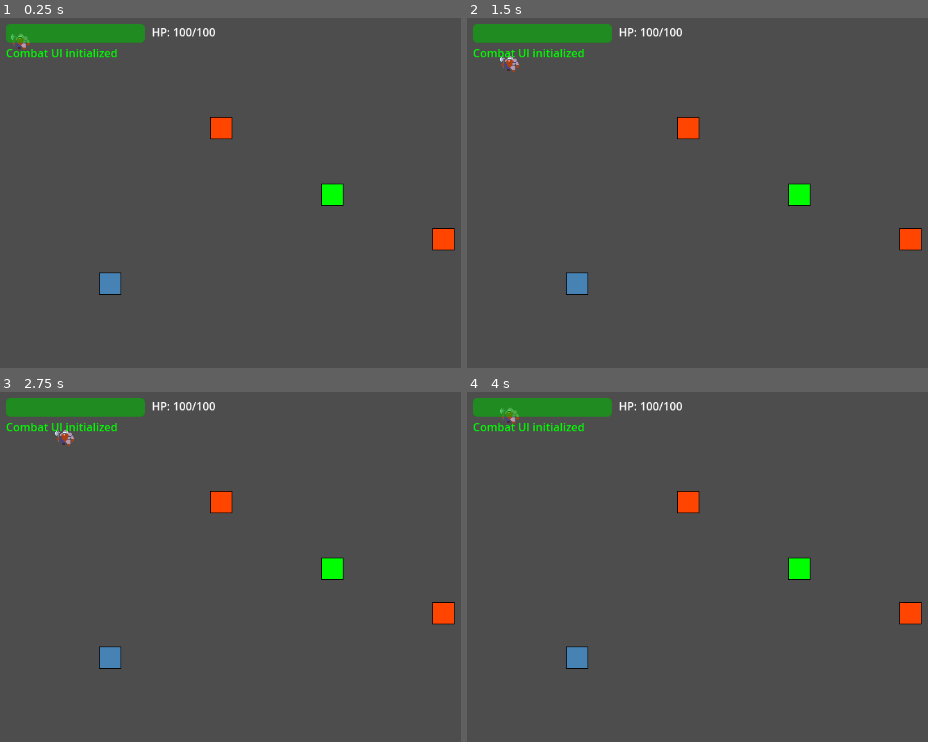
Above: before the commit, frames 1-4 (two rows, left to right).
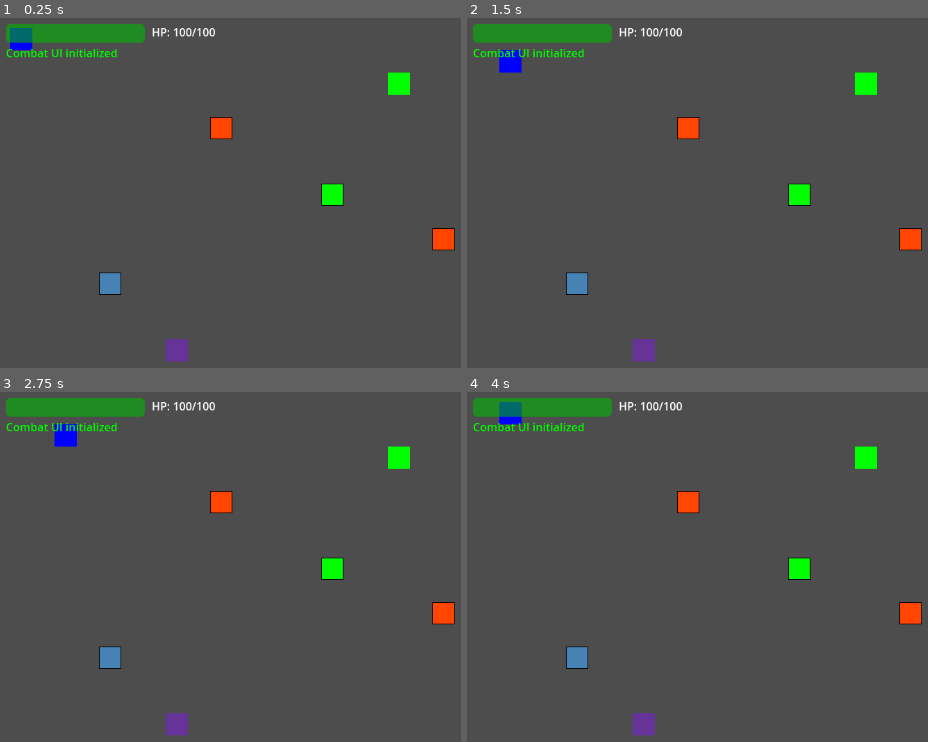
Above: after the commit, the same moments.

Repository: SpiderCankles/trlai
Game: Godot game, scene res://Scenes/main.tscn
Same seed, same stepped clock (60 frames per second), same inputs: the game is played once before the commit and once after it.
Inputs:
- Up to frame 1 (0.25 s): no input
- Up to frame 2 (1.5 s): tap Enter (ui_accept) at 0.5, 0.77, 1.25 s; hold D (move_right) 0.53-1.28 s; tap Space (attack) at 0.6 s; tap X (wait) at 0.8, 1.35 s; hold S (move_down) from 1.28 s (still down)
- Up to frame 3 (2.75 s): tap Enter (ui_accept) at 1.52, 2 s; tap Space (attack) at 1.55, 2.1 s; release S (move_down) at 2.03 s; hold D (move_right) from 2.03 s (still down); tap X (wait) at 2.3 s
- Up to frame 4 (4 s): tap Enter (ui_accept) at 2.75, 3.02, 3.5, 3.77 s; release D (move_right) at 2.78 s; hold W (move_up) 2.78-3.53 s; tap Shift (attack_modifier) at 2.85 s; tap Space (attack) at 3.05 s; hold A (move_left) from 3.53 s (still down); tap Alt (auto_attack) at 3.6 s; tap X (wait) at 3.8 s

The runs differ from the first frame. In frame 1, 0.9% of the frame differs, in the area x 2-89%, y 2-99%; in frame 2, 0.9%; in frame 3, 1.0%; in frame 4, 1.0%, in the area x 6-89%, y 2-99%.

Commit message:
added sprite functionality

Diff:
--- a/Scenes/enemy_spawner.tscn
+++ b/Scenes/enemy_spawner.tscn
@@ -1,6 +1,8 @@
-[gd_scene load_steps=2 format=3 uid="uid://thwdr3ga0x5y"]
+[gd_scene load_steps=3 format=3 uid="uid://thwdr3ga0x5y"]
 
 [ext_resource type="Script" uid="uid://77kqka7wixpn" path="res://Scripts/EnemySpawner.gd" id="1_4l55s"]
+[ext_resource type="Texture2D" uid="uid://c4m4ht1j6d00o" path="res://Assets/roguesandmonsters.png" id="2_8h7h8"]
 
 [node name="EnemySpawner" type="Node"]
 script = ExtResource("1_4l55s")
+sprite_sheet = ExtResource("2_8h7h8")
--- a/Scenes/main.tscn
+++ b/Scenes/main.tscn
@@ -27,3 +27,4 @@
 [node name="ItemSpawner" parent="." instance=ExtResource("7_344ge")]
 
 [node name="Enemy" parent="." instance=ExtResource("7_6bp64")]
+visible = false
--- a/Scripts/Actor.gd
+++ b/Scripts/Actor.gd
@@ -1,4 +1,4 @@
-# Actor.gd - Enhanced with combat system integration
+# Actor.gd - Enhanced with combat system integration and sprite sheet support
 class_name Actor
 extends Node2D
 
@@ -10,6 +10,11 @@
 @export var move_easing: Tween.EaseType = Tween.EASE_OUT
 @export var move_transition: Tween.TransitionType = Tween.TRANS_QUART
 
+# Sprite sheet configuration
+@export var sprite_sheet: Texture2D  # Assign your sprite sheet in the editor
+@export var sprite_size: Vector2i = Vector2i(32, 32)  # Size of each sprite in the sheet
+@export var actor_type: String = "player"  # Type identifier for sprite lookup
+
 var time_accumulated: int = 0
 var movement_tween: Tween
 var is_moving: bool = false
@@ -21,6 +26,25 @@
 var area_node: Area2D
 var combat_stats: CombatStats
 
+# Sprite atlas coordinates for different actor types
+var sprite_atlas_coords = {
+	# Player types
+	"player": Vector2i(0, 0),
+	"warrior": Vector2i(1, 0),
+	"mage": Vector2i(2, 0),
+	"rogue": Vector2i(3, 0),
+
+	# Enemy types
+	"goblin": Vector2i(7, 7),
+	"orc": Vector2i(0, 7),
+	"skeleton": Vector2i(0, 11),
+	"rat": Vector2i(0, 16),
+	"troll": Vector2i(0, 8),
+
+	# Default
+	"default": Vector2i(0, 0)
+}
+
 # Screen tearing debugging
 var _last_frame_position: Vector2
 var _position_changes_this_frame: int = 0
@@ -32,6 +56,9 @@
 	# Find or create combat stats
 	setup_combat_stats()
 
+	# Set up sprite from sprite sheet
+	setup_sprite_from_sheet()
+
 	# Initialize grid position if not set
 	if grid_position == Vector2i.ZERO:
 		grid_position = Vector2i(global_position / cell_size)
@@ -50,13 +77,136 @@
 		sprite_node = get_node_or_null("Sprite2D")
 	if not sprite_node:
 		sprite_node = get_node_or_null("Sprite")
+
+	# Create sprite node if it doesn't exist
+	if not sprite_node:
+		sprite_node = Sprite2D.new()
+		sprite_node.name = "Sprite2D"
+		add_child(sprite_node)
 
 	# Find area node
 	area_node = find_child("Area2D", false, false) as Area2D
 	if not area_node:
 		area_node = get_node_or_null("Area2D")
 
-	print("Actor ", name, " found sprite: ", sprite_node, " area: ", area_node)
+	print("Actor ", name, " found/created sprite: ", sprite_node, " area: ", area_node)
+
+func setup_sprite_from_sheet():
+	"""Set up sprite using sprite sheet or fallback to colored square"""
+	if not sprite_node:
+		return
+
+	# If we have a sprite sheet, use it
+	if sprite_sheet:
+		sprite_node.texture = sprite_sheet
+		sprite_node.region_enabled = true
+		update_sprite_region()
+		print("Set up sprite sheet for ", actor_type)
+	else:
+		# Fallback to colored squares if no sprite sheet
+		sprite_node.texture = create_fallback_texture()
+		sprite_node.region_enabled = false
+		print("Using fallback texture for ", actor_type)
+
+func update_sprite_region():
+	"""Update sprite region based on actor type"""
+	if not sprite_node or not sprite_sheet:
+		return
+
+	# Get atlas coordinates for this actor type
+	var coords = sprite_atlas_coords.get(actor_type.to_lower(), sprite_atlas_coords["default"])
+
+	# Calculate pixel position in sprite sheet
+	var pixel_x = coords.x * sprite_size.x
+	var pixel_y = coords.y * sprite_size.y
+
+	sprite_node.region_rect = Rect2(pixel_x, pixel_y, sprite_size.x, sprite_size.y)
+	print("Set sprite region for ", actor_type, " to: ", sprite_node.region_rect)
+
+func create_fallback_texture() -> ImageTexture:
+	"""Create a colored square fallback texture"""
+	var image = Image.create(32, 32, false, Image.FORMAT_RGBA8)
+
+	var color: Color
+	match actor_type.to_lower():
+		# Player colors
+		"player", "warrior":
+			color = Color.BLUE
+		"mage":
+			color = Color.CYAN
+		"rogue":
+			color = Color.DARK_GRAY
+
+		# Enemy colors
+		"goblin":
+			color = Color.GREEN
+		"orc":
+			color = Color.RED
+		"skeleton":
+			color = Color.WHITE
+		"rat":
+			color = Color(0.6, 0.4, 0.2)  # Brown
+		"troll":
+			color = Color(0.4, 0.2, 0.6)  # Purple
+		_:
+			color = Color.MAGENTA
+
+	image.fill(color)
+
+	var texture = ImageTexture.new()
+	texture.set_image(image)
+	return texture
+
+func set_actor_type(new_type: String):
+	"""Change actor type and update sprite"""
+	actor_type = new_type
+	setup_sprite_from_sheet()
+
+func set_sprite_type(type: String):
+	"""Alias for set_actor_type - for compatibility"""
+	set_actor_type(type)
+
+func set_sprite_animation_state(state: String):
+	"""Set visual state for animation (idle, moving, attacking, etc.)"""
+	if not sprite_node:
+		return
+
+	# You can extend this to show different sprites based on state
+	# For now, we'll handle basic visual effects
+	match state:
+		"idle":
+			# Reset to normal
+			reset_sprite_effects()
+		"moving":
+			# Could add a subtle highlight or different frame in the future
+			reset_sprite_effects()
+		"attacking":
+			# Brief highlight effect
+			if sprite_node:
+				var attack_tween = create_tween()
+				attack_tween.tween_property(sprite_node, "modulate", Color.YELLOW, 0.1)
+				attack_tween.tween_property(sprite_node, "modulate", Color.WHITE, 0.1)
+		"hurt":
+			# Flash red
+			if sprite_node:
+				var hurt_tween = create_tween()
+				hurt_tween.tween_property(sprite_node, "modulate", Color.RED, 0.1)
+				hurt_tween.tween_property(sprite_node, "modulate", Color.WHITE, 0.2)
+		"dead":
+			# Make semi-transparent
+			if sprite_node:
+				sprite_node.modulate = Color(1, 1, 1, 0.5)
+		"heal":
+			# Flash green
+			if sprite_node:
+				var heal_tween = create_tween()
+				heal_tween.tween_property(sprite_node, "modulate", Color.GREEN, 0.1)
+				heal_tween.tween_property(sprite_node, "modulate", Color.WHITE, 0.2)
+
+func reset_sprite_effects():
+	"""Reset sprite to normal appearance"""
+	if sprite_node:
+		sprite_node.modulate = Color.WHITE
 
 func setup_combat_stats():
 	# Look for existing CombatStats node
@@ -121,6 +271,7 @@
 	# Check if stunned
 	if is_stunned:
 		print(name, " is stunned and loses their turn!")
+		set_sprite_animation_state("hurt")
 		return WaitAction.new()
 
 	# Check if dead
@@ -149,6 +300,7 @@
 
 func get_ai_action() -> Action:
 	# Simple AI - move randomly as an example (override in subclasses)
+	set_sprite_animation_state("idle")
 	var directions = [Vector2i.UP, Vector2i.DOWN, Vector2i.LEFT, Vector2i.RIGHT]
 	var random_dir = directions[randi() % directions.size()]
 	return MoveAction.new(random_dir)
@@ -166,19 +318,12 @@
 	var target_pos = Vector2(grid_position * cell_size)
 	var start_pos = global_position
 
-	#print("=== SMOOTH MOVEMENT DEBUG FOR ", name, " ===")
-	#print("Grid position: ", grid_position)
-	#print("Cell size: ", cell_size)
-	#print("Calculated target: ", target_pos)
-	#print("Current position: ", start_pos)
-	#print("Distance to move: ", target_pos - start_pos)
-	#print("Starting smooth movement from ", start_pos, " to ", target_pos)
-
 	if movement_tween:
 		movement_tween.kill()
 
 	movement_tween = create_tween()
 	is_moving = true
+	set_sprite_animation_state("moving")
 
 	movement_tween.set_ease(move_easing)
 	movement_tween.set_trans(move_transition)
@@ -191,6 +336,7 @@
 
 	await movement_tween.finished
 	is_moving = false
+	set_sprite_animation_state("idle")
 	print("Movement Complete for ", name, ", final position: ", global_position)
 
 func add_movement_effects():
@@ -222,11 +368,11 @@
 func set_dead(dead: bool):
 	is_dead = dead
 	if is_dead:
-		# Visual feedback for death
+		set_sprite_animation_state("dead")
+		# Additional death effects
 		if sprite_node:
 			var death_tween = create_tween()
 			death_tween.set_parallel(true)
-			death_tween.tween_property(sprite_node, "modulate", Color.RED, 0.2)
 			death_tween.tween_property(sprite_node, "scale", Vector2(1.2, 1.2), 0.1)
 			death_tween.tween_property(sprite_node, "scale", Vector2(0.8, 0.8), 0.3).set_delay(0.1)
 
@@ -238,11 +384,8 @@
 		stun_tween.set_loops()
 		stun_tween.tween_property(sprite_node, "modulate", Color.YELLOW, 0.2)
 		stun_tween.tween_property(sprite_node, "modulate", Color.WHITE, 0.2)
-	elif not stunned and sprite_node:
-		# Remove stun effect
-		if sprite_node.modulate != Color.WHITE:
-			var recover_tween = create_tween()
-			recover_tween.tween_property(sprite_node, "modulate", Color.WHITE, 0.1)
+	elif not stunned:
+		reset_sprite_effects()
 
 # Combat event handlers
 func _on_combat_death(dying_actor: Actor):
@@ -255,16 +398,10 @@
 
 func _on_health_changed(old_health: int, new_health: int):
 	# Visual feedback for health changes
-	if new_health < old_health and sprite_node:
-		# Damage flash
-		var damage_tween = create_tween()
-		damage_tween.tween_property(sprite_node, "modulate", Color.RED, 0.1)
-		damage_tween.tween_property(sprite_node, "modulate", Color.WHITE, 0.1)
-	elif new_health > old_health and sprite_node:
-		# Healing flash
-		var heal_tween = create_tween()
-		heal_tween.tween_property(sprite_node, "modulate", Color.GREEN, 0.1)
-		heal_tween.tween_property(sprite_node, "modulate", Color.WHITE, 0.1)
+	if new_health < old_health:
+		set_sprite_animation_state("hurt")
+	elif new_health > old_health:
+		set_sprite_animation_state("heal")
 
 # Get adjacent actors for combat targeting
 func get_adjacent_actors() -> Array[Actor]:
@@ -353,6 +490,7 @@
 	print("Global Position: ", global_position)
 	print("Is Moving: ", is_moving)
 	print("Is Player: ", is_player_controlled)
+	print("Actor Type: ", actor_type)
 	print("Base Speed: ", base_speed)
 	print("Time Accumulated: ", time_accumulated)
 	print("Is Dead: ", is_dead)
@@ -366,4 +504,7 @@
 		print("  Sprite Position: ", sprite_node.global_position)
 		print("  Sprite Scale: ", sprite_node.scale)
 		print("  Sprite Modulate: ", sprite_node.modulate)
+		print("  Sprite Sheet: ", sprite_sheet)
+		if sprite_node.region_enabled:
+			print("  Sprite Region: ", sprite_node.region_rect)
 	print("===========================")
--- a/Scripts/EnemyActor.gd
+++ b/Scripts/EnemyActor.gd
@@ -1,4 +1,4 @@
-# EnemyActor.gd - Enhanced with combat AI and different combat stats per enemy type
+# EnemyActor.gd - Enhanced with combat AI, sprite sheet support, and different combat stats per enemy type
 class_name EnemyActor
 extends Actor
 
@@ -8,6 +8,20 @@
 @export var max_chase_distance: int = 15
 @export var aggression: float = 0.8
 @export var wander_chance: float = 0.3
+
+# Sprite sheet configuration
+#@export var sprite_sheet: Texture2D  # Assign your sprite sheet in the editor
+#@export var sprite_size: Vector2i = Vector2i(32, 32)  # Size of each sprite in the sheet
+
+# Sprite atlas coordinates for different enemy types (x, y positions in grid)
+#var sprite_atlas_coords = {
+	#"goblin": Vector2i(0, 0),
+	#"orc": Vector2i(1, 0),
+	#"skeleton": Vector2i(2, 0),
+	#"rat": Vector2i(3, 0),
+	#"troll": Vector2i(0, 1),
+	#"default": Vector2i(4, 0)
+#}
 
 # AI state
 enum AIState { IDLE, WANDERING, CHASING, LOST, COMBAT }
@@ -17,11 +31,85 @@
 var wander_direction: Vector2i = Vector2i.ZERO
 var wander_steps_remaining: int = 0
 
+# Sprite references
+#var sprite_node: Sprite2D
+
 func _ready():
 	super._ready()
 	is_player_controlled = false
+	setup_sprite()
 	setup_enemy_stats()
 	print("Enemy ready: ", enemy_type, " at ", grid_position)
+
+func setup_sprite():
+	# Find or create sprite node
+	sprite_node = get_node_or_null("Sprite2D")
+	if not sprite_node:
+		sprite_node = get_node_or_null("Sprite")
+
+	if not sprite_node:
+		# Create sprite node if it doesn't exist
+		sprite_node = Sprite2D.new()
+		sprite_node.name = "Sprite2D"
+		add_child(sprite_node)
+
+	# Configure sprite with appropriate region from sprite sheet
+	update_sprite_for_enemy_type()
+
+func update_sprite_for_enemy_type():
+	if not sprite_node:
+		return
+
+	# If we have a sprite sheet, use it
+	if sprite_sheet:
+		sprite_node.texture = sprite_sheet
+		sprite_node.region_enabled = true
+
+		# Get atlas coordinates for this enemy type
+		var coords = sprite_atlas_coords.get(enemy_type.to_lower(), sprite_atlas_coords["default"])
+
+		# Calculate pixel position in sprite sheet
+		var pixel_x = coords.x * sprite_size.x
+		var pixel_y = coords.y * sprite_size.y
+
+		sprite_node.region_rect = Rect2(pixel_x, pixel_y, sprite_size.x, sprite_size.y)
+
+		print("Set sprite region for ", enemy_type, " to: ", sprite_node.region_rect)
+	else:
+		# Fallback to colored squares if no sprite sheet
+		sprite_node.texture = create_fallback_texture()
+		sprite_node.region_enabled = false
+
+func create_fallback_texture() -> ImageTexture:
+	# Fallback colored squares (same as before)
+	var image = Image.create(32, 32, false, Image.FORMAT_RGBA8)
+
+	var color: Color
+	match enemy_type.to_lower():
+		"goblin":
+			color = Color.GREEN
+		"orc":
+			color = Color.RED
+		"skeleton":
+			color = Color.WHITE
+		"rat":
+			color = Color(0.6, 0.4, 0.2)  # Brown
+		"troll":
+			color = Color(0.4, 0.2, 0.6)  # Purple
+		_:
+			color = Color.MAGENTA
+
+	image.fill(color)
+
+	var texture = ImageTexture.new()
+	texture.set_image(image)
+	return texture
+
+# Function to change enemy type dynamically
+func set_enemy_type(new_type: String):
+	enemy_type = new_type
+	update_sprite_for_enemy_type()
+	setup_enemy_stats()
 
 func setup_enemy_stats():
 	# Set different stats based on enemy type
@@ -154,6 +242,38 @@
 		combat_stats.crit_chance = 0.05
 		combat_stats.dodge_chance = 0.08
 
+# Animation support for different enemy states
+func set_sprite_animation_state(state: String):
+	if not sprite_node:
+		return
+
+	# You can extend this to show different sprites based on state
+	# For example, different sprites for idle, moving, attacking
+	match state:
+		"idle":
+			# Use base sprite
+			update_sprite_for_enemy_type()
+		"moving":
+			# Could add a small offset or different frame
+			update_sprite_for_enemy_type()
+		"attacking":
+			# Could use different sprite region
+			update_sprite_for_enemy_type()
+		"hurt":
+			# Flash red or use hurt sprite
+			if sprite_node:
+				sprite_node.modulate = Color.RED
+				# You'd want to reset this after a timer
+		"dead":
+			# Make transparent or use death sprite
+			if sprite_node:
+				sprite_node.modulate = Color(1, 1, 1, 0.5)
+
+func reset_sprite_effects():
+	if sprite_node:
+		sprite_node.modulate = Color.WHITE
+
+# Rest of the AI and combat functions remain the same...
 func get_ai_action() -> Action:
 	print("=== AI DECISION FOR ", enemy_type.to_upper(), " ===")
 	print("Current state: ", AIState.keys()[ai_state])
@@ -177,6 +297,7 @@
 
 	if can_attack_player:
 		print("Player is adjacent - attacking!")
+		set_sprite_animation_state("attacking")
 		return AttackAction.new(player)
 
 	# Update AI state based on player visibility
@@ -185,12 +306,16 @@
 	# Choose action based on state
 	match ai_state:
 		AIState.CHASING:
+			set_sprite_animation_state("moving")
 			return get_chase_action(player.grid_position)
 		AIState.LOST:
+			set_sprite_animation_state("moving")
 			return get_search_action()
 		AIState.WANDERING:
+			set_sprite_animation_state("moving")
 			return get_wander_action()
 		_: # IDLE
+			set_sprite_animation_state("idle")
 			return get_idle_action()
 
 func update_ai_state(player: Actor, distance: float, can_see: bool):
--- a/Scripts/EnemySpawner.gd
+++ b/Scripts/EnemySpawner.gd
@@ -1,19 +1,21 @@
-# EnemySpawner.gd - Helper script to spawn and register enemies
 class_name EnemySpawner
 extends Node
 
 @export var spawn_enemies_on_ready: bool = true
 @export var enemy_scene: PackedScene  # Assign your enemy scene in the editor
+@export var sprite_sheet: Texture2D  # Assign your sprite sheet here
 
 # Example spawn positions - you can customize this
 var spawn_positions = [
 	Vector2i(10, 5),
 	Vector2i(15, 8),
 	Vector2i(5, 12),
-	Vector2i(20, 10)
+	Vector2i(20, 10),
+	Vector2i(8, 15),
+	Vector2i(18, 3)
 ]
 
-var enemy_types = ["goblin", "orc", "skeleton", "rat"]
+var enemy_types = ["goblin", "orc", "skeleton", "rat", "troll"]
 
 func _ready():
 	if spawn_enemies_on_ready:
@@ -27,27 +29,26 @@
 
 	print("=== SPAWNING TEST ENEMIES ===")
 	for i in range(spawn_positions.size()):
-		var enemy = spawn_enemy_at_position(spawn_positions[i], enemy_types[i % enemy_types.size()])
-		print("Created enemy: ", enemy.name, " at position: ", enemy.grid_position)
-
-		# Debug: Print the enemy's sprite
-		var sprite = enemy.get_node("Sprite")
-		if sprite:
-			print("  - Sprite texture: ", sprite.texture)
-			print("  - Sprite modulate: ", sprite.modulate)
-		else:
-			print("  - ERROR: No sprite found!")
+		var enemy_type = enemy_types[i % enemy_types.size()]
+		var enemy = spawn_enemy_at_position(spawn_positions[i], enemy_type)
+		print("Created enemy: ", enemy.name, " (", enemy_type, ") at position: ", enemy.grid_position)
 	print("=== ENEMY SPAWNING COMPLETE ===")
 
 func spawn_enemy_at_position(pos: Vector2i, type: String = "goblin") -> EnemyActor:
 	var enemy_node = create_enemy_node(type)
 
 	# The enemy_actor IS the enemy_node since the script is attached to the root
-	var enemy_actor = enemy_node
+	var enemy_actor = enemy_node as EnemyActor
 
+	# Set up the enemy properties
 	enemy_actor.grid_position = pos
 	enemy_actor.enemy_type = type
+	enemy_actor.actor_type = type  # This sets the sprite type in the base Actor class
 	enemy_actor.cell_size = 32  # Match your cell size
+
+	# Set the sprite sheet if we have one
+	if sprite_sheet:
+		enemy_actor.sprite_sheet = sprite_sheet
 
 	# Add to scene
 	get_parent().add_child(enemy_node)
@@ -61,17 +62,16 @@
 	return enemy_actor
 
 func create_enemy_node(type: String) -> Node2D:
-	# Create a simple enemy node structure
+	# Create the enemy node structure
 	var enemy_root = Node2D.new()
 	enemy_root.name = type.capitalize() + "_" + str(randi())
 
 	# Attach the EnemyActor script to the root node
 	enemy_root.set_script(preload("res://Scripts/EnemyActor.gd"))  # Adjust path as needed
 
-	# Add a sprite for visualization
+	# Add a sprite for visualization - the EnemyActor script will configure it
 	var sprite = Sprite2D.new()
-	sprite.name = "Sprite"
-	sprite.texture = create_enemy_texture(type)
+	sprite.name = "Sprite2D"
 	enemy_root.add_child(sprite)
 
 	# Add collision area if needed
@@ -87,29 +87,11 @@
 
 	return enemy_root
 
-func create_enemy_texture(type: String) -> ImageTexture:
-	# Create a simple colored square for each enemy type
-	var image = Image.create(32, 32, false, Image.FORMAT_RGBA8)
-
-	var color: Color
-	match type.to_lower():
-		"goblin":
-			color = Color.GREEN
-		"orc":
-			color = Color.RED
-		"skeleton":
-			color = Color.WHITE
-		"rat":
-			color = Color(0.6, 0.4, 0.2)  # Brown color
-		_:
-			color = Color.PURPLE
-
-	image.fill(color)
-
-	var texture = ImageTexture.new()
-	texture.set_image(image)
-	return texture
-
 # Function to spawn a single enemy at runtime
 func spawn_enemy(pos: Vector2i, type: String = "goblin") -> EnemyActor:
 	return spawn_enemy_at_position(pos, type)
+
+# Function to spawn a random enemy type
+func spawn_random_enemy(pos: Vector2i) -> EnemyActor:
+	var random_type = enemy_types[randi() % enemy_types.size()]
+	return spawn_enemy_at_position(pos, random_type)
--- a/Scripts/Player.gd
+++ b/Scripts/Player.gd
@@ -3,6 +3,7 @@
 
 # Called when the node enters the scene tree for the first time.
 func _ready() -> void:
+	actor_type = "player"
 	super._ready()
 
 
